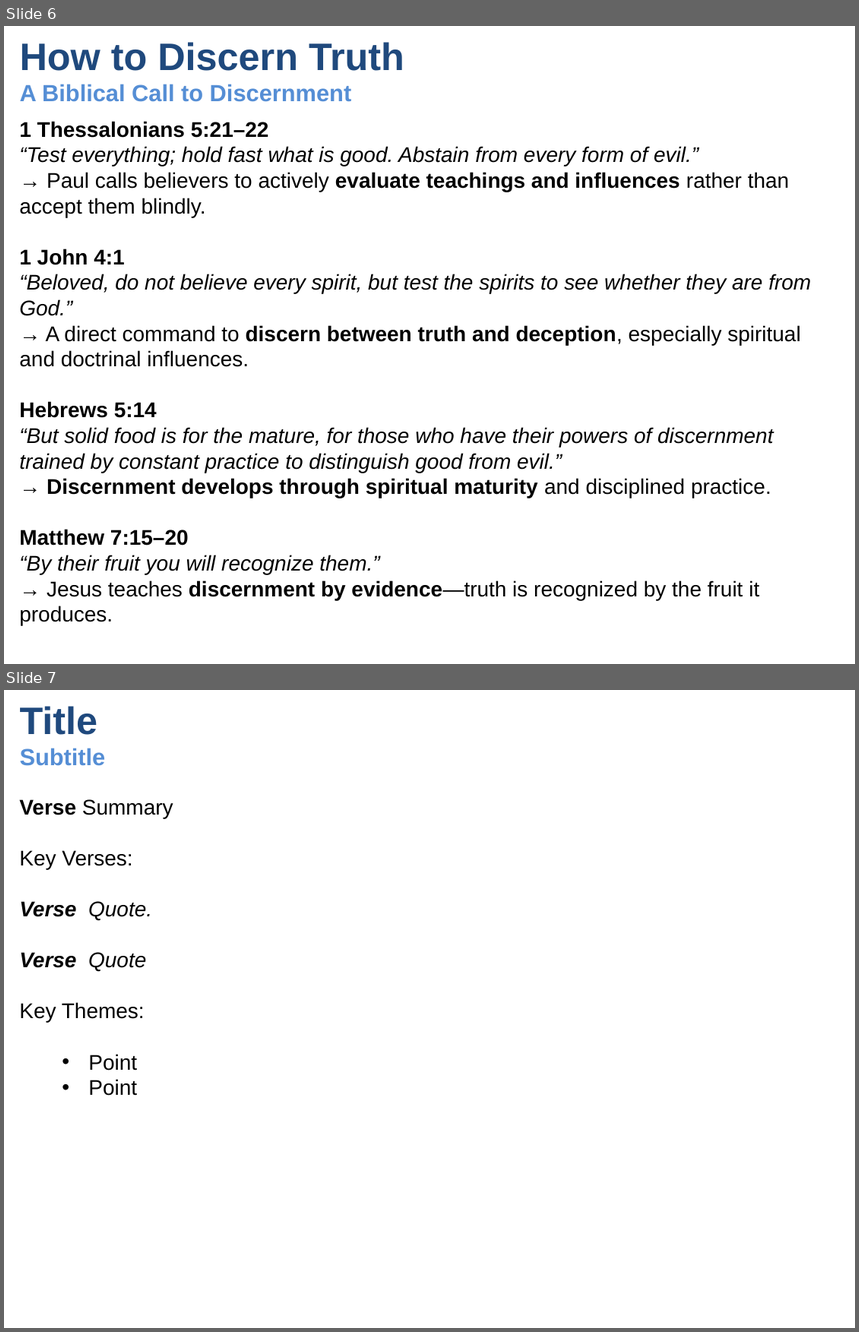
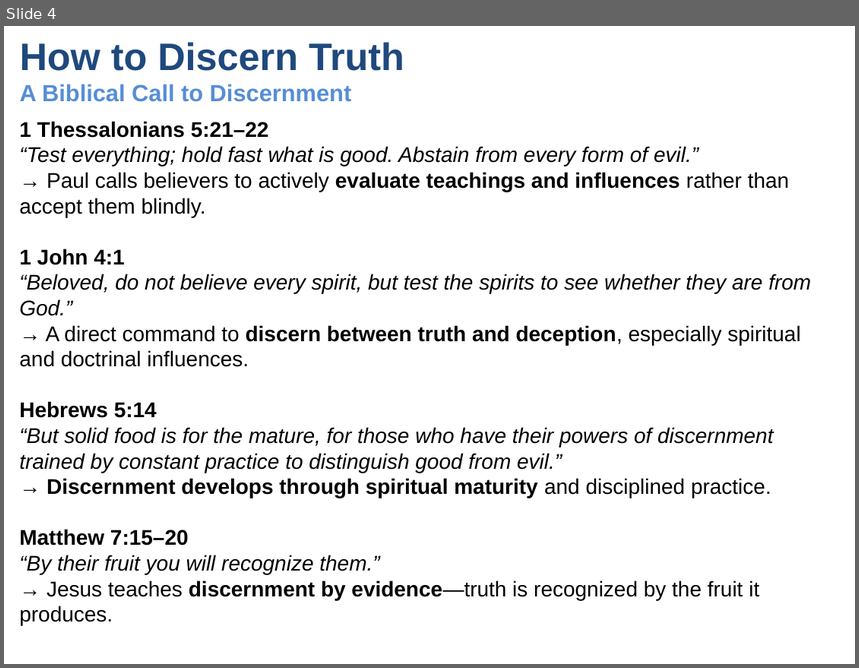
Before and after one commit to UsefulEngines/EvangelismPublic, a slide deck: 2025-Q3/Unity1/2025-07-06-Unity.pptx. Shown one above the other, each under a label of ours: slides 6 and 7 before the commit, slide 4 after it. The pictures are 859x1332 and 859x668 pixels, drawn with LibreOffice and Linux fonts; fonts in the diff are those of the drawing. Boxes give left, top, right and bottom in pixels: in the first picture for what was removed or moved away, otherwise in the second. Text is boxed around its words. In the diff, an @@ line names an element or a change of style, - is before the commit and + after.

```diff
--- a/2025-Q3/Unity1/2025-07-06-Unity.pptx
+++ b/2025-Q3/Unity1/2025-07-06-Unity.pptx
@@ slide 7 removed at [4,690,855,1328], background #FFFFFF @@
@@ title removed at [20,706,106,766] @@
-Title
-Subtitle
@@ text removed at [19,799,173,1096] @@
-Verse Summary
-Key Verses:
-Verse Quote.
-Verse Quote
-Key Themes:
-  • Point
-  • Point
@@ what was slide 6 is now slide 4 @@
```
Also in this commit, not shown: 2 slides changed, 2 slides added, 1 other slide removed.
